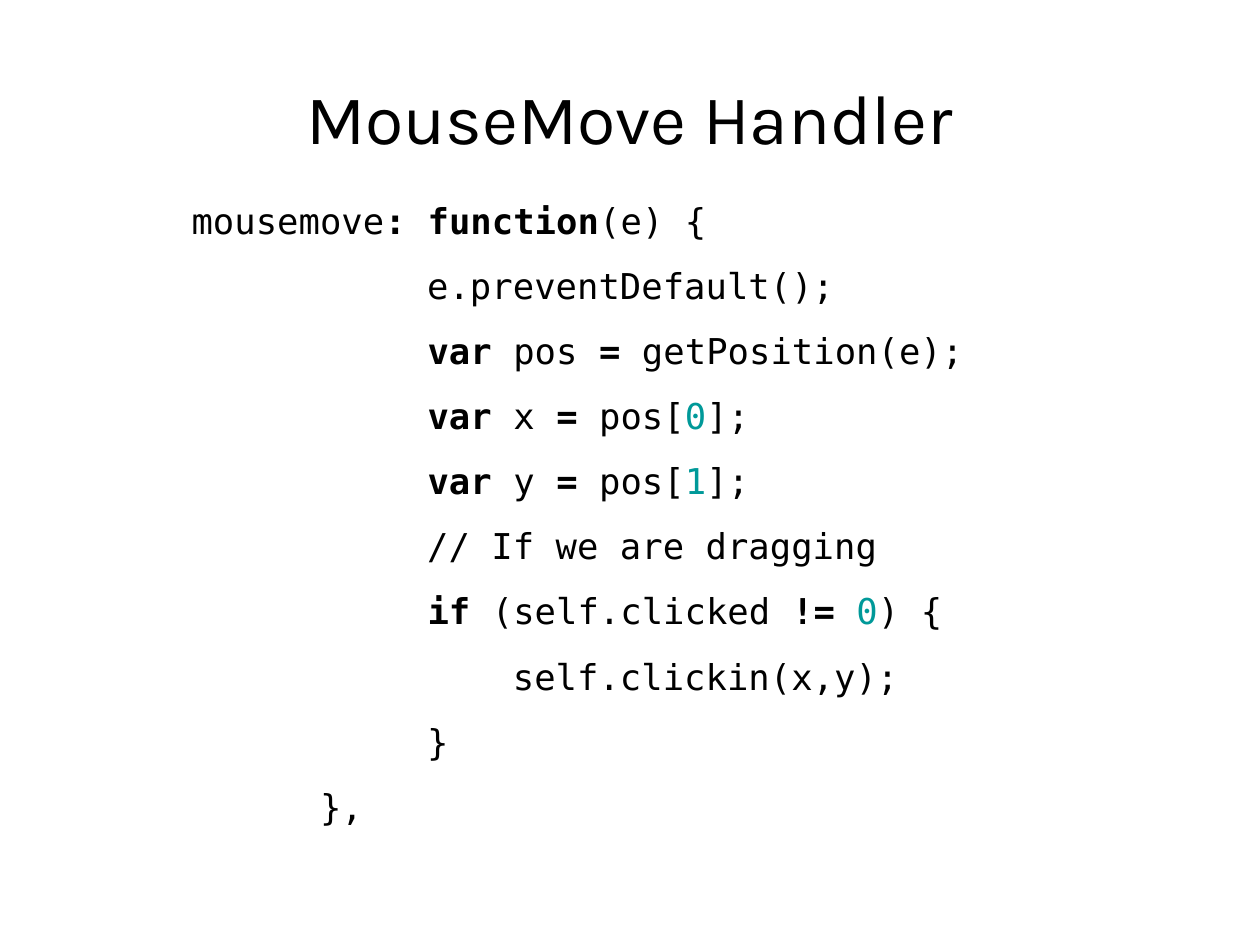
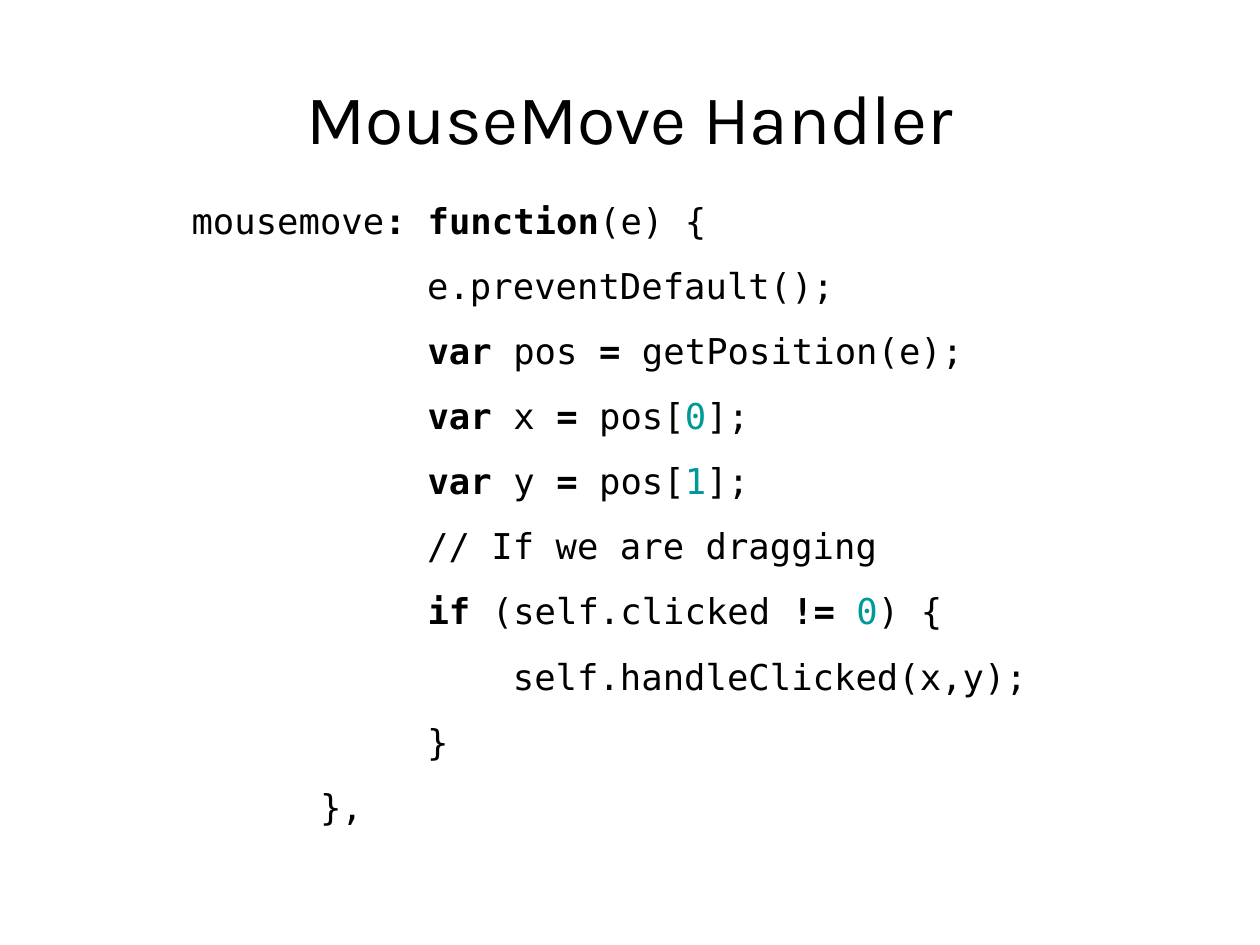
Before and after one commit to abramhindle/JS-Mobile-Touch-Canvas-Talk, a slide deck: slide 11 of canvas-talk.odp (slide 12 before the commit). Drawn at 1260x945 pixels with LibreOffice and Linux fonts; fonts in the diff are those of the drawing. Boxes give left, top, right and bottom in pixels: in the first picture for what was removed or moved away, otherwise in the second. Text is boxed around its words. In the diff, an @@ line names an element or a change of style, - is before the commit and + after.

```diff
--- a/canvas-talk.odp
+++ b/canvas-talk.odp
@@ text at (513, 662, 1027, 697): text changed @@
-self.clickin(x,y);
+self.handleClicked(x,y);
```
Also in this commit, not shown: 3 other slides changed, 1 slide added, 1 slide removed, 1 other file.
